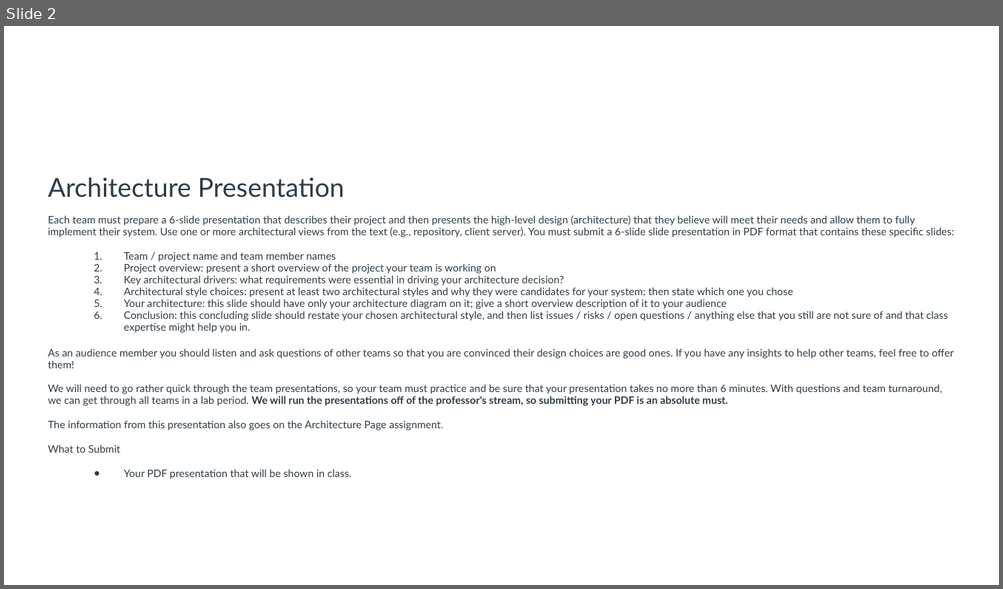
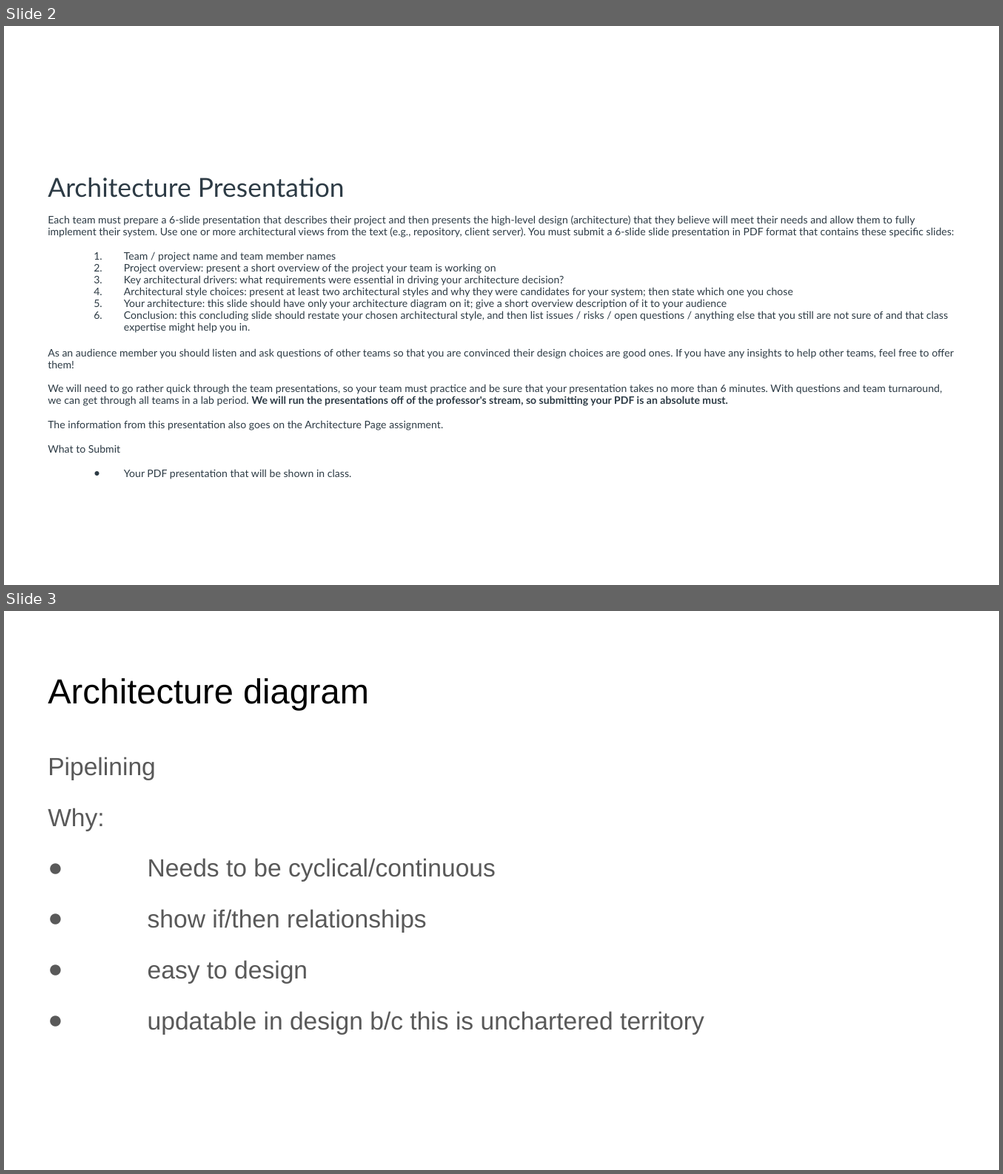
Before and after one commit to N3rdGirl-365/NotificationCentral, a slide deck: Notification Central Arch Pres.pptx. Shown one above the other, each under a label of ours: slide 2 before the commit, slides 2 and 3 after it. The pictures are 1003x589 and 1003x1174 pixels, drawn with LibreOffice and Linux fonts; fonts in the diff are those of the drawing. Boxes give left, top, right and bottom in pixels: in the first picture for what was removed or moved away, otherwise in the second. Text is boxed around its words. In the diff, an @@ line names an element or a change of style, - is before the commit and + after.

```diff
--- a/Notification Central Arch Pres.pptx
+++ b/Notification Central Arch Pres.pptx
@@ slide 3 added at box(4, 611, 999, 1170), background #FFFFFF @@
@@ title added at box(48, 678, 369, 710), 25.2 pt, text #000000 @@
+Architecture diagram
@@ text added at box(48, 757, 704, 1034), 18 pt, text #595959 @@
+Pipelining
+Why:
+● Needs to be cyclical/continuous
+● show if/then relationships
+● easy to design
+● updatable in design b/c this is unchartered territory
```
Also in this commit, not shown: 1 other slide added, 1 slide removed.
